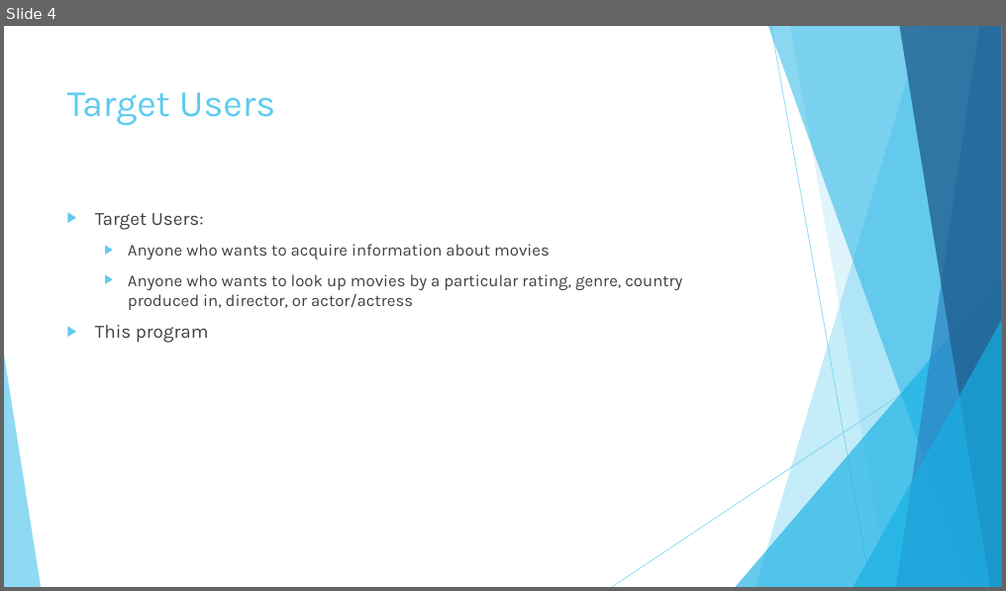
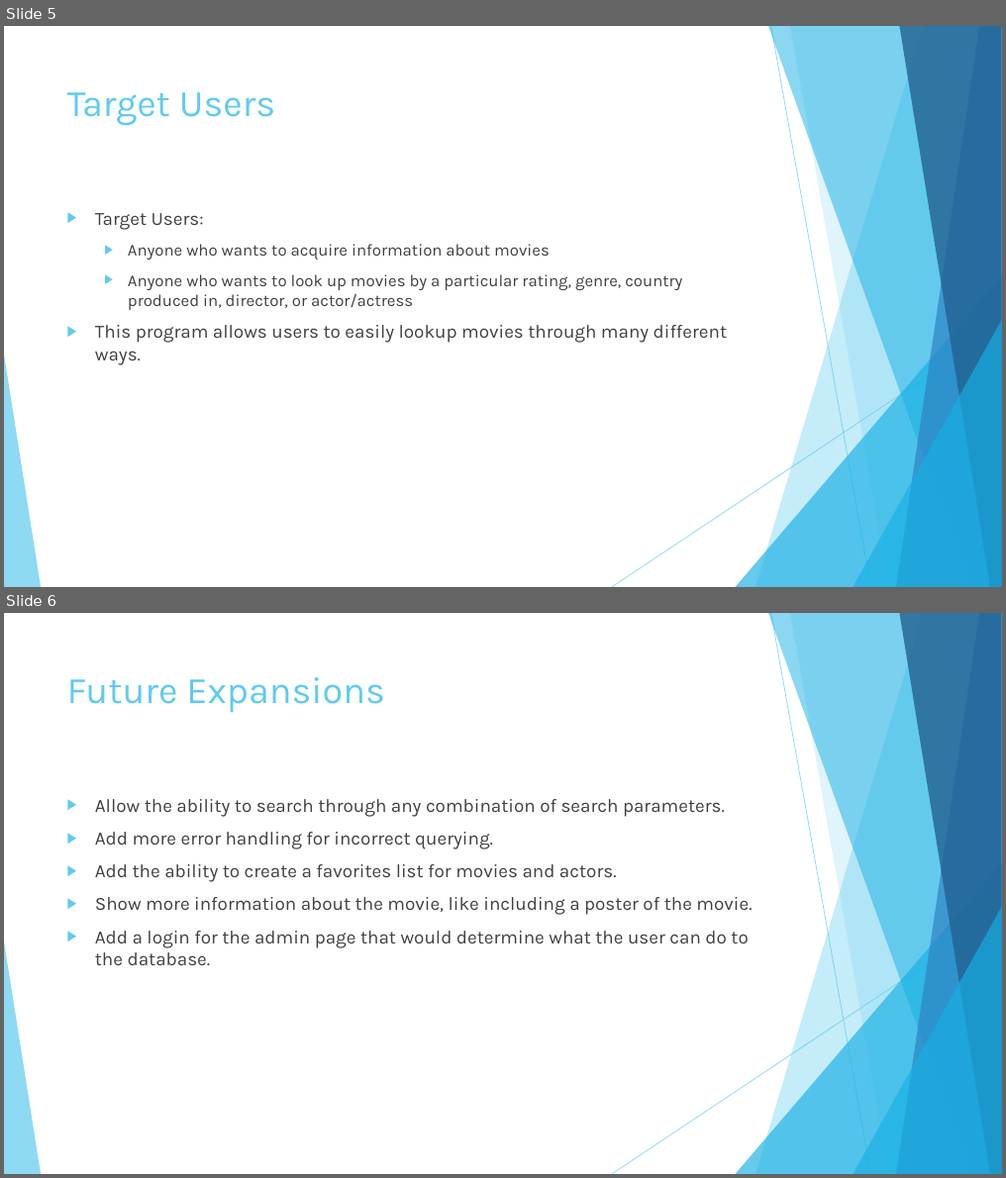
Before and after one commit to jckostner/probable-octo-succotash, a slide deck: Database Final Project.pptx. Shown one above the other, each under a label of ours: slide 4 before the commit, slides 5 and 6 after it. The pictures are 1006x591 and 1006x1178 pixels, drawn with LibreOffice and Linux fonts; fonts in the diff are those of the drawing. Boxes give left, top, right and bottom in pixels: in the first picture for what was removed or moved away, otherwise in the second. Text is boxed around its words. In the diff, an @@ line names an element or a change of style, - is before the commit and + after.

```diff
--- a/Database Final Project.pptx
+++ b/Database Final Project.pptx
@@ slide 6 added at [4,613,1002,1174], background #FFFFFF; not listed: 10 template elements that a slide beside it also shows @@
@@ title added at [67,677,385,712], 36 pt, text #5FCBEF @@
+Future Expansions
@@ text added at [95,799,751,965], 18 pt, text #404040 @@
+▶ Allow the ability to search through any combination of search parameters.
+▶ Add more error handling for incorrect querying.
+▶ Add the ability to create a favorites list for movies and actors.
+▶ Show more information about the movie, like including a poster of the movie.
+▶ Add a login for the admin page that would determine what the user can do to the database.
@@ what was slide 4 is now slide 5 @@
@@ slide 5 changed as well @@
@@ text at [95,325,727,366]: text changed @@
-▶ This program
+▶ This program allows users to easily lookup movies through many different ways.
```
Also in this commit, not shown: 3 other slides changed, 1 other slide added.
